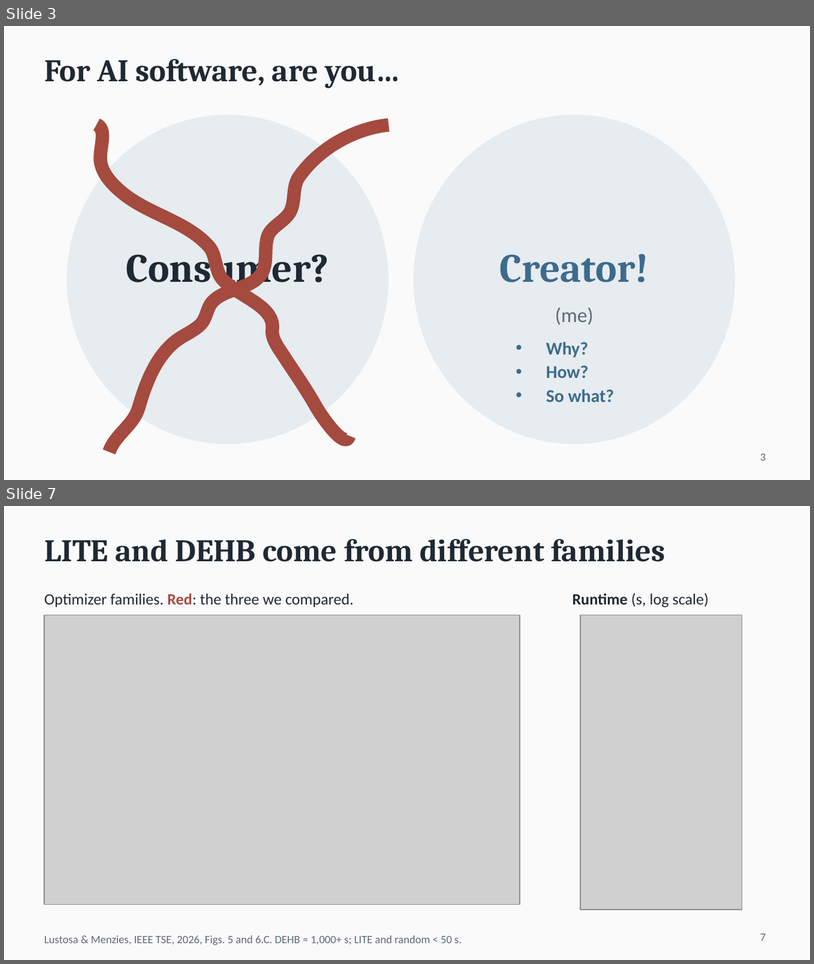
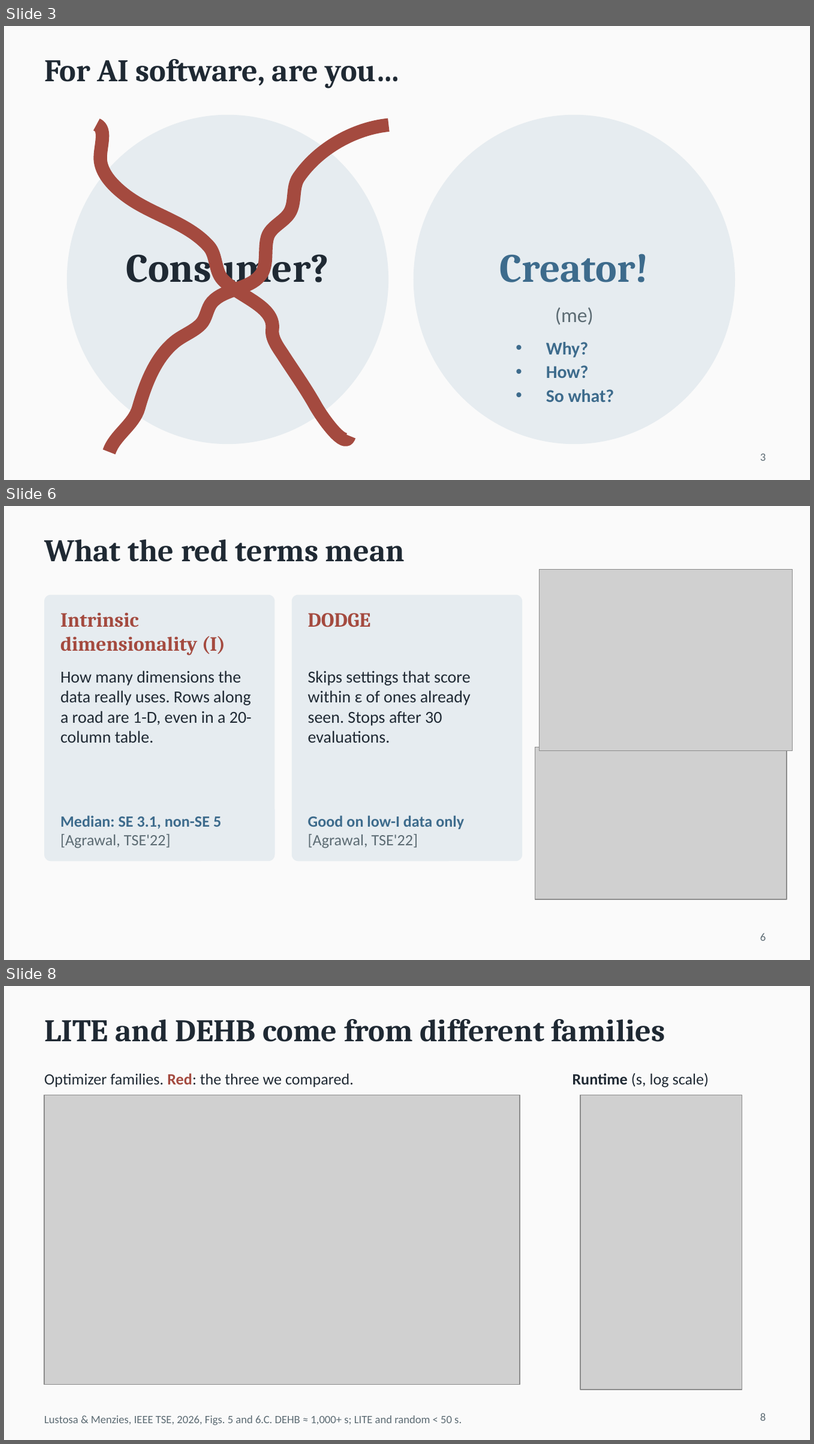
Before and after one commit to timm/misc, a slide deck: 26/ase26/DRR_slides_v5.pptx. Shown one above the other, each under a label of ours: slides 3 and 7 before the commit, slides 3, 6 and 8 after it; the slides between them are not shown. The pictures are 814x964 and 814x1444 pixels, drawn with LibreOffice and Linux fonts; fonts in the diff are those of the drawing; grey boxes stand for pictures. Boxes give left, top, right and bottom in pixels: in the first picture for what was removed or moved away, otherwise in the second. Text is boxed around its words. In the diff, an @@ line names an element or a change of style, - is before the commit and + after.

```diff
--- a/26/ase26/DRR_slides_v5.pptx
+++ b/26/ase26/DRR_slides_v5.pptx
@@ slide 6 added at <box>4,506,810,960</box>, background #FAFAFA @@
@@ title added at <box>44,539,405,562</box>, 28 pt, text #1F2933, bold @@
+What the red terms mean
@@ picture added at <box>539,569,792,750</box> @@
@@ rounded rectangle added at <box>44,595,275,861</box>, fill #E6ECF0 @@
@@ rounded rectangle added at <box>292,595,522,861</box>, fill #E6ECF0 @@
@@ text added at <box>60,613,225,655</box>, 18 pt, text #A44A3F, bold @@
+Intrinsic dimensionality (I)
@@ text added at <box>308,613,371,627</box>, 18 pt, text #A44A3F, bold @@
+DODGE
@@ text added at <box>60,670,252,742</box>, 15 pt, text #1F2933 @@
+How many dimensions the data really uses. Rows along a road are 1-D, even in a 20-column table.
@@ text added at <box>308,670,471,742</box>, 15 pt, text #1F2933 @@
+Skips settings that score within ε of ones already seen. Stops after 30 evaluations.
@@ picture added at <box>536,747,787,900</box> @@
@@ text added at <box>60,815,221,848</box>, 14 pt, text #3D6B8C, bold @@
+Median: SE 3.1, non-SE 5
+[Agrawal, TSE'22]
@@ text added at <box>308,815,464,848</box>, 14 pt, text #3D6B8C, bold @@
+Good on low-I data only
+[Agrawal, TSE'22]
@@ page number added at <box>761,933,766,940</box>, 10 pt, text #5C6B73 @@
+6
@@ what was slide 7 is now slide 8 @@
@@ page number at <box>761,1413,766,1420</box>: text changed @@
-7
+8
```
Also in this commit, not shown: 2 slides changed, 1 other slide added, 1 slide removed.
